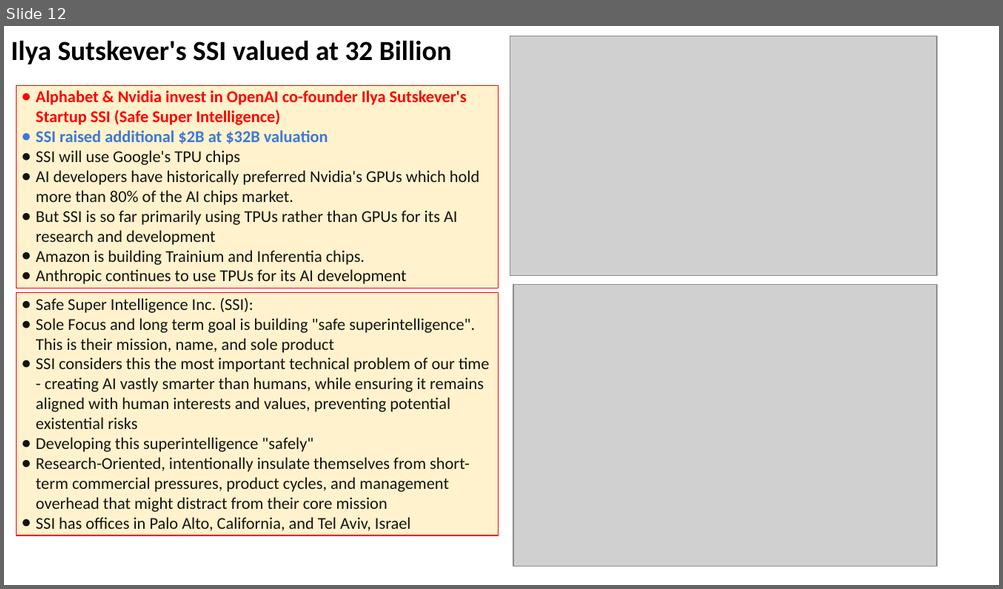
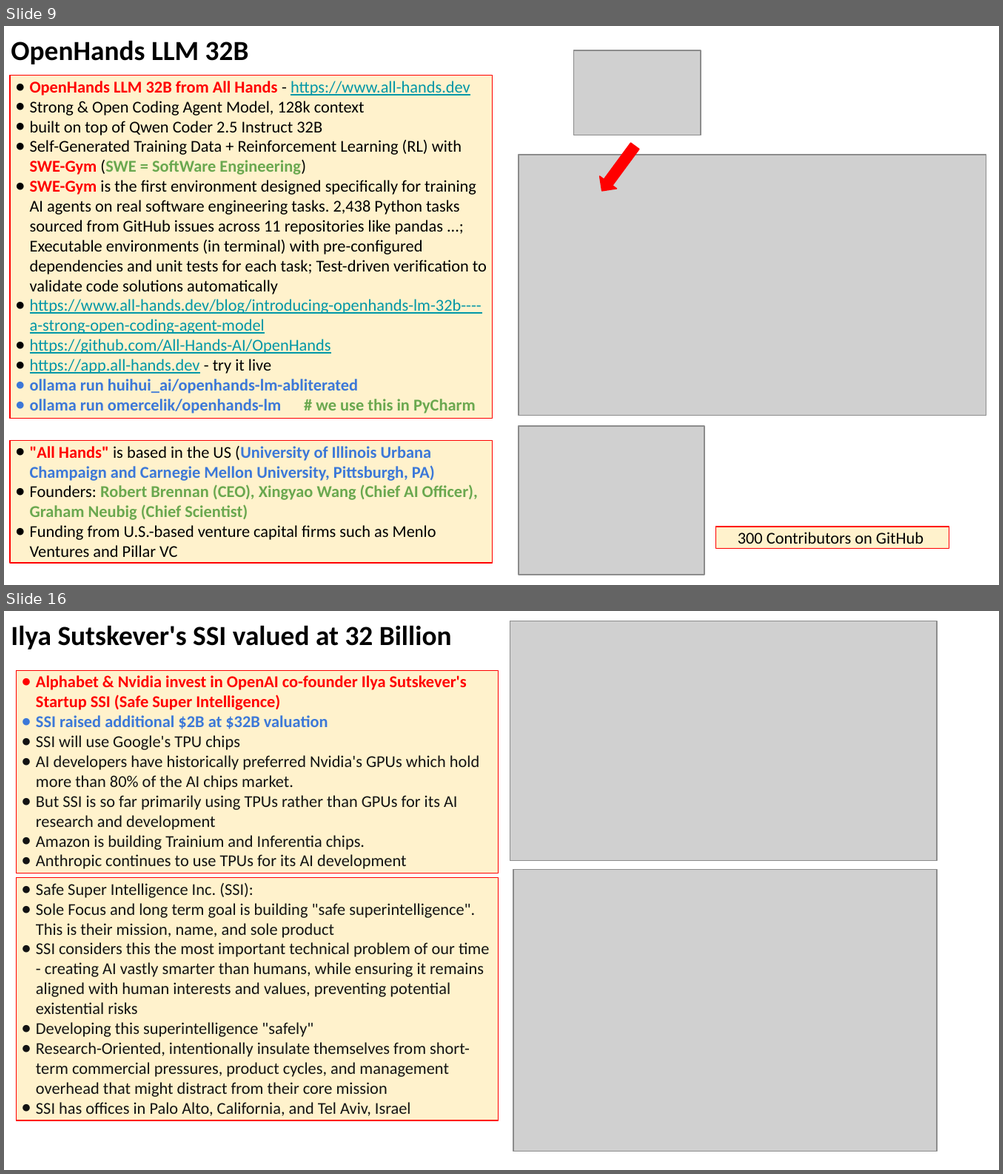
Before and after one commit to lselector/seminar, a slide deck: 2025/2025-04-18-AI-Updates.pptx. Shown one above the other, each under a label of ours: slide 12 before the commit, slides 9 and 16 after it; the slides between them are not shown. The pictures are 1003x589 and 1003x1174 pixels, drawn with LibreOffice and Linux fonts; fonts in the diff are those of the drawing; grey boxes stand for pictures. Boxes give left, top, right and bottom in pixels: in the first picture for what was removed or moved away, otherwise in the second. Text is boxed around its words. In the diff, an @@ line names an element or a change of style, - is before the commit and + after.

```diff
--- a/2025/2025-04-18-AI-Updates.pptx
+++ b/2025/2025-04-18-AI-Updates.pptx
@@ slide 9 added at [4, 26, 999, 585], background #FFFFFF @@
@@ text added at [11, 40, 249, 64], 20 pt, text #000000, bold @@
+OpenHands LLM 32B
@@ picture added at [574, 51, 701, 136] @@
@@ rectangle added at [10, 76, 492, 419], fill #FFF2CC, outline #FF0000 0.75 pt, 12 pt, text #000000 @@
+● OpenHands LLM 32B from All Hands - https://www.all-hands.dev
+● Strong & Open Coding Agent Model, 128k context
+● built on top of Qwen Coder 2.5 Instruct 32B
+● Self-Generated Training Data + Reinforcement Learning (RL) with SWE-Gym (SWE = SoftWare Engineering)
+● SWE-Gym is the first environment designed specifically for training AI agents on real software engineering tasks. 2,438 Python tasks sourced from GitHub issues across 11 repositories like pandas ...; Executable environments (in terminal) with pre-configured dependencies and unit tests for each task; Test-driven verification to validate code solutions automatically
+● https://www.all-hands.dev/blog/introducing-openhands-lm-32b----a-strong-open-coding-agent-model
+● https://github.com/All-Hands-AI/OpenHands
+● https://app.all-hands.dev - try it live
+● ollama run huihui_ai/openhands-lm-abliterated
+● ollama run omercelik/openhands-lm # we use this in PyCharm
@@ picture added at [518, 156, 986, 416] @@
@@ down arrow added at [593, 140, 643, 197], fill #FF0000, outline #FF0000 0.75 pt @@
@@ rectangle added at [10, 440, 492, 563], fill #FFF2CC, outline #FF0000 0.75 pt, 12 pt, text #000000, bold @@
+● "All Hands" is based in the US (University of Illinois Urbana Champaign and Carnegie Mellon University, Pittsburgh, PA)
+● Founders: Robert Brennan (CEO), Xingyao Wang (Chief AI Officer), Graham Neubig (Chief Scientist)
+● Funding from U.S.-based venture capital firms such as Menlo Ventures and Pillar VC
@@ picture added at [518, 427, 704, 576] @@
@@ rectangle added at [716, 527, 949, 549], fill #FFF2CC, outline #FF0000 0.75 pt, 12 pt, text #000000 @@
+300 Contributors on GitHub
@@ what was slide 12 is now slide 16 @@
```
Also in this commit, not shown: 5 slides changed, 6 other slides added, 2 slides removed.
